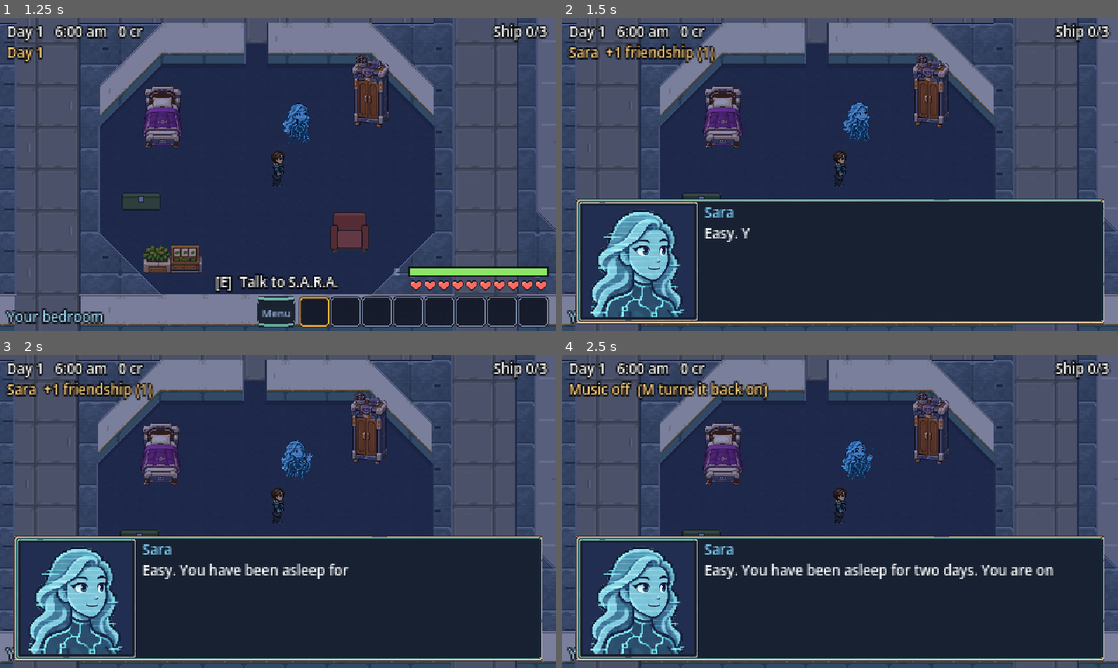
Above: before the commit, frames 1-4 (two rows, left to right).
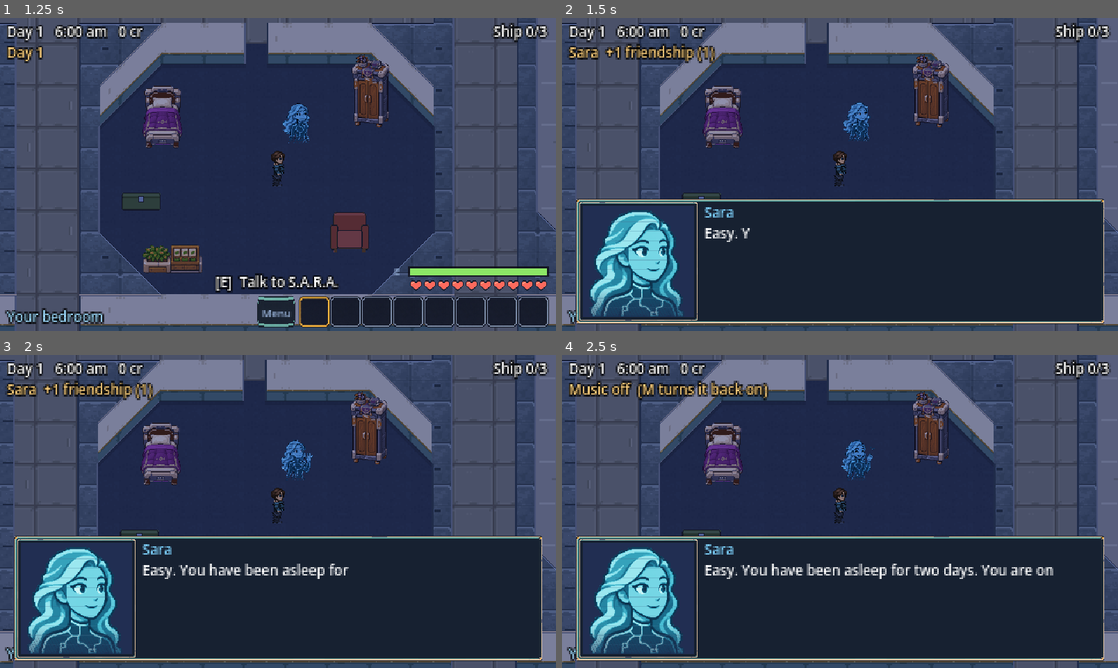
Above: after the commit, the same moments.

Repository: Antrisa/Project-Deneb
Game: Godot game, scene res://main.tscn
Same seed, same stepped clock (60 frames per second), same inputs: the game is played once before the commit and once after it. Sound files missing from this copy of the repository are replaced by a short silence.
Inputs (mouse positions are in pixels of both pictures, inside the frame that each line leads up to):
- Up to frame 1 (1.25 s): tap Enter at 0.5 s; move the mouse to (400, 158) at 0.52 s; hold D (move_right) from 0.53 s (still down); hold E (interact) from 0.53 s (still down); click (400, 158) at 0.67 s
- Up to frame 2 (1.5 s): release D (move_right) at 1.25 s; release E (interact) at 1.25 s; drag from (728, 190) to (812, 237) at 1.27 s
- Up to frame 3 (2 s): no input
- Up to frame 4 (2.5 s): move the mouse to (895, 442) at 2.02 s; hold D (move_right) from 2.03 s (still down); hold M (music) from 2.03 s (still down)

Frame 1 is identical in both runs. In frame 2, 2.9% of the frame differs, in the area x 5-23%, y 61-96%; in frame 3, 2.9%; in frame 4, 2.9%.

Commit message:
Install the 20 Nov resident sprites and seven-expression portraits
All 24 residents at 24x48 with action sheets; Maren's weekend and winter outfits, Ana, Eshu (tally),
S.A.R.A.'s solid body and portraits for Ana, Stu, Artie, Ivan and Eshu (not in the game yet).
The dialogue box reads six- or seven-picture portrait strips and accepts [shocked] and [bashful].

Co-Authored-By: Claude Opus 5.5 <noreply@anthropic.com>
Claude-Session: https://claude.ai/code/session_013NFuzHRwfTbYkDqEBL2Kc9

Diff:
--- a/scripts/dialogue_box.gd
+++ b/scripts/dialogue_box.gd
@@ -7,7 +7,10 @@
 
 # A line may start with one of these in square brackets to pick the speaker's expression,
 # for example "[happy] Good morning!". The order matches the pictures in each portrait file.
-const EMOTES := ["neutral", "happy", "sad", "surprised", "love", "angry"]
+# The 20 Nov portraits have a seventh picture, "shocked"; older six-picture files show neutral for it.
+# "bashful" is another name for the fifth picture (the new art draws it as bashful rather than love).
+const EMOTES := ["neutral", "happy", "sad", "surprised", "love", "angry", "shocked"]
+const EMOTE_ALIASES := {"bashful": 4}
 
 const NineFrame = preload("res://scripts/nine_frame.gd")
 
@@ -25,7 +28,7 @@
 var _speaker: Label
 var _text: Label
 var _choice: Label
-var _portrait: Sprite2D        # the speaker's face; the art file holds six expressions side by side
+var _portrait: Sprite2D        # the speaker's face; the art file holds six or seven square expressions side by side
 var _portrait_back: ColorRect
 var _portrait_frame: Control
 var _current := ""            # the line being shown, without its expression tag
@@ -93,6 +96,8 @@
 	if portrait != null:
 		left = 74.0
 		_portrait.texture = portrait
+		# Each picture is square, so the number of pictures is the width over the height (6 or 7).
+		_portrait.hframes = maxi(1, portrait.get_width() / maxi(1, portrait.get_height()))
 		_portrait.frame = 0
 		var fit: float = 64.0 / portrait.get_height()
 		_portrait.scale = Vector2(fit, fit)
@@ -153,10 +158,11 @@
 	if line.begins_with("["):
 		var close: int = line.find("]")
 		if close > 0:
-			emote = maxi(0, EMOTES.find(line.substr(1, close - 1)))
+			var tag: String = line.substr(1, close - 1)
+			emote = int(EMOTE_ALIASES.get(tag, maxi(0, EMOTES.find(tag))))
 			line = line.substr(close + 1).strip_edges()
 	if _portrait.visible:
-		_portrait.frame = emote
+		_portrait.frame = emote if emote < _portrait.hframes else 0
 	_current = line
 	_text.text = line
 	_shown = 0.0
Not shown, changed: art/hand_edited.txt
Binary file added: art/later/artie_idle.png
Binary file added: art/later/eshu_idle_alt.png
Binary file added: art/later/ivan_idle.png
Binary file added: art/later/portrait_eshu_neutral_alt.png
Binary file added: art/later/stu_idle.png
Binary file added: art/npc_ana.png
Binary file added: art/npc_ana_act.png
Binary file added: art/npc_ana_chernog.png
Binary file changed: art/npc_bram.png
Binary file changed: art/npc_bram_act.png
Binary file changed: art/npc_evarra.png
(and 82 more such lines)
